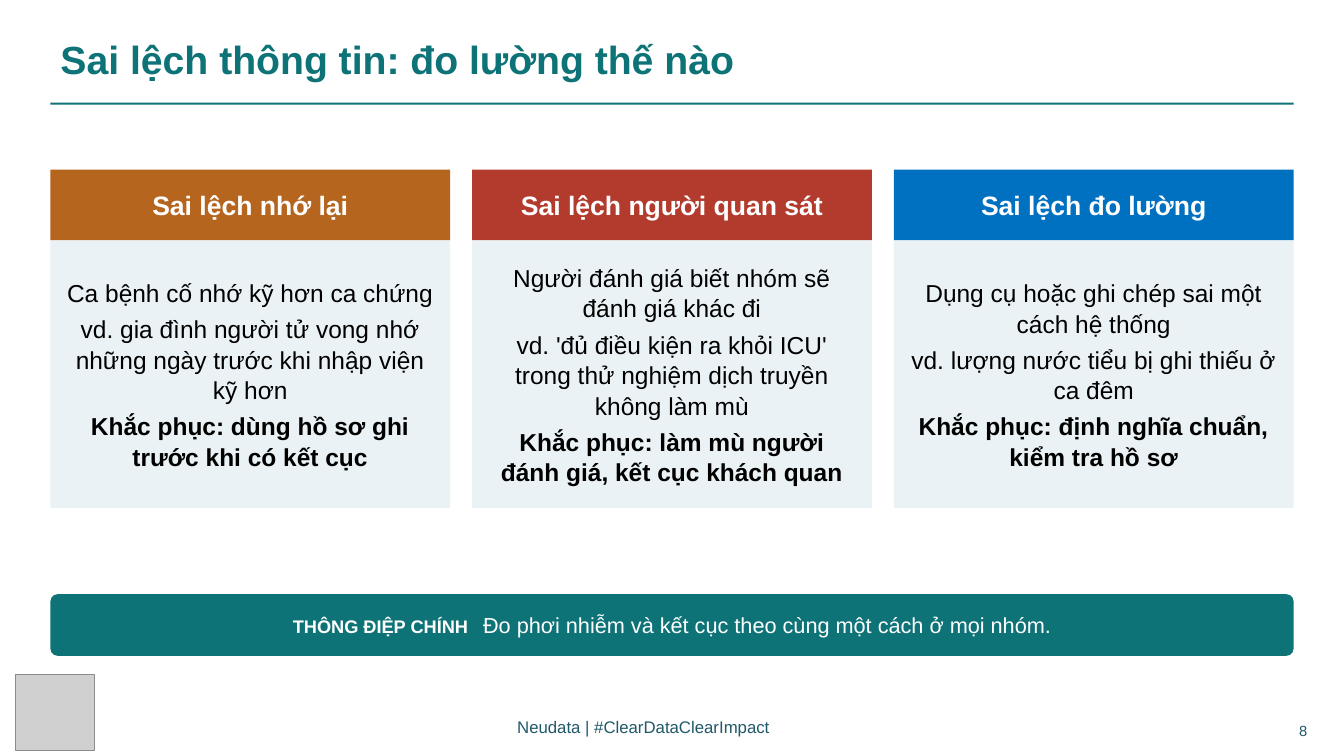
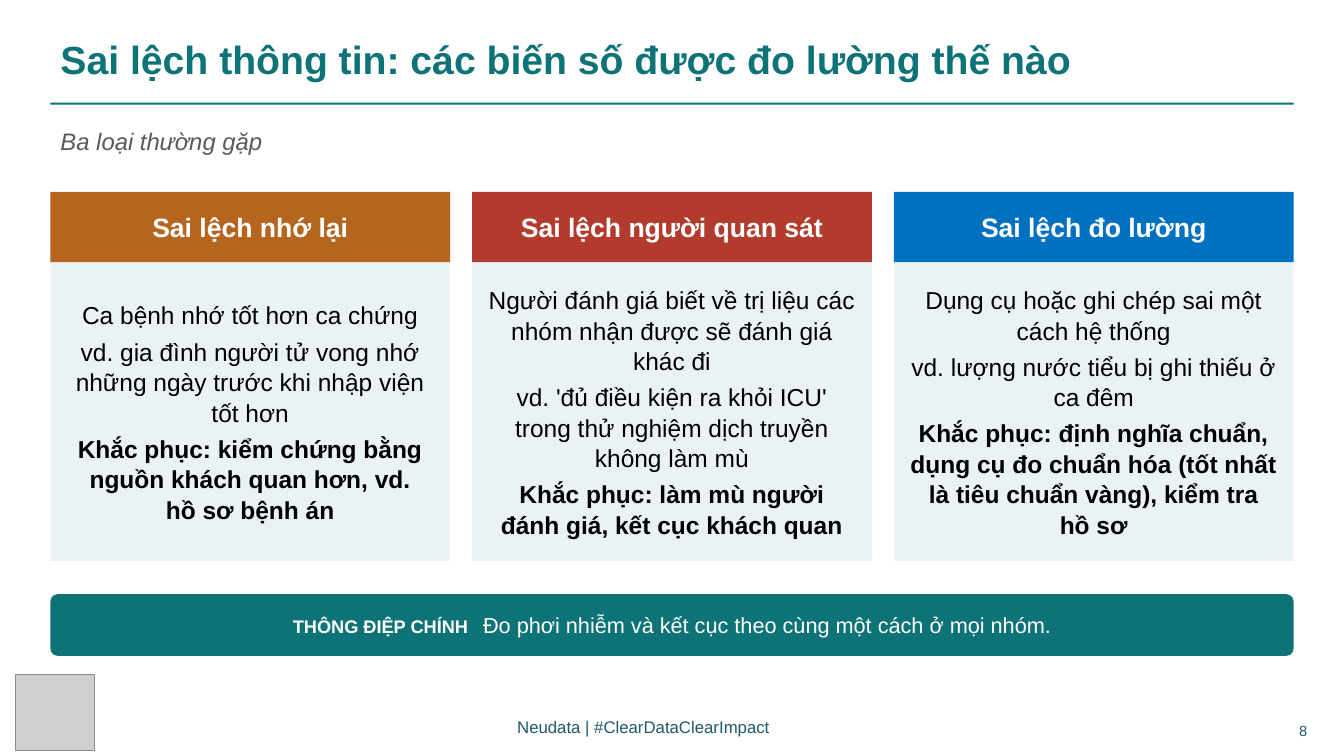
Before and after one commit to neu-data/FoundationsofClinicalResearch, a slide deck: slide 8 of vi/files/slides/Session_4_VN.pptx. Drawn at 1344x756 pixels with LibreOffice and Linux fonts; fonts in the diff are those of the drawing; grey boxes stand for pictures. Boxes give left, top, right and bottom in pixels: in the first picture for what was removed or moved away, otherwise in the second. Text is boxed around its words. In the diff, an @@ line names an element or a change of style, - is before the commit and + after.

```diff
--- a/vi/files/slides/Session_4_VN.pptx
+++ b/vi/files/slides/Session_4_VN.pptx
@@ text at (x1=60, y1=44, x2=1071, y2=82): text changed @@
-Sai lệch thông tin: đo lường thế nào
+Sai lệch thông tin: các biến số được đo lường thế nào
@@ text added at (x1=60, y1=132, x2=262, y2=155), 17 pt, text #595959, italic @@
+Ba loại thường gặp
@@ 3 rectangles moved together from (x1=50, y1=169, x2=1295, y2=240) to (x1=50, y1=192, x2=1295, y2=262) @@
@@ rectangle "Ca bệnh nhớ tốt hơn ..." resized from (x1=50, y1=240, x2=451, y2=508) to (x1=50, y1=262, x2=451, y2=561) @@
@@ rectangle "Người đánh giá biết về ..." resized from (x1=472, y1=240, x2=872, y2=508) to (x1=472, y1=262, x2=872, y2=561) @@
@@ rectangle "Dụng cụ hoặc ghi chép ..." resized from (x1=894, y1=240, x2=1295, y2=508) to (x1=894, y1=262, x2=1295, y2=561) @@
@@ text in rectangle at (x1=489, y1=290, x2=854, y2=371): text changed @@
-Người đánh giá biết nhóm sẽ đánh giá khác đi
+Người đánh giá biết về trị liệu các nhóm nhận được sẽ đánh giá khác đi
@@ text in rectangle at (x1=76, y1=305, x2=424, y2=524): text changed @@
-Ca bệnh cố nhớ kỹ hơn ca chứng
-vd. gia đình người tử vong nhớ những ngày trước khi nhập viện kỹ hơn
-Khắc phục: dùng hồ sơ ghi trước khi có kết cục
+Ca bệnh nhớ tốt hơn ca chứng
+vd. gia đình người tử vong nhớ những ngày trước khi nhập viện tốt hơn
+Khắc phục: kiểm chứng bằng nguồn khách quan hơn, vd. hồ sơ bệnh án
@@ text in rectangle at (x1=910, y1=423, x2=1276, y2=535): text changed @@
-Khắc phục: định nghĩa chuẩn, kiểm tra hồ sơ
+Khắc phục: định nghĩa chuẩn, dụng cụ đo chuẩn hóa (tốt nhất là tiêu chuẩn vàng), kiểm tra hồ sơ
```
Also in this commit, not shown: 17 other slides changed, 2 slides added, 44 other files.
